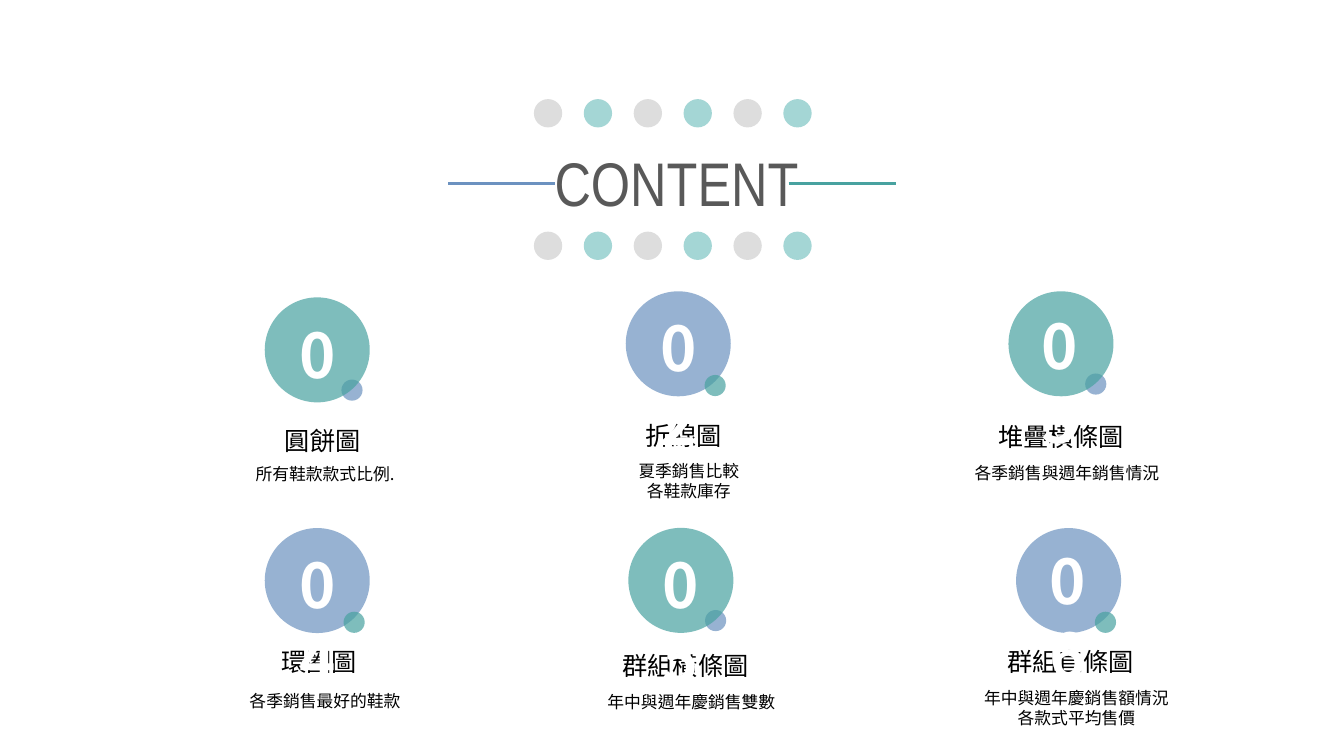
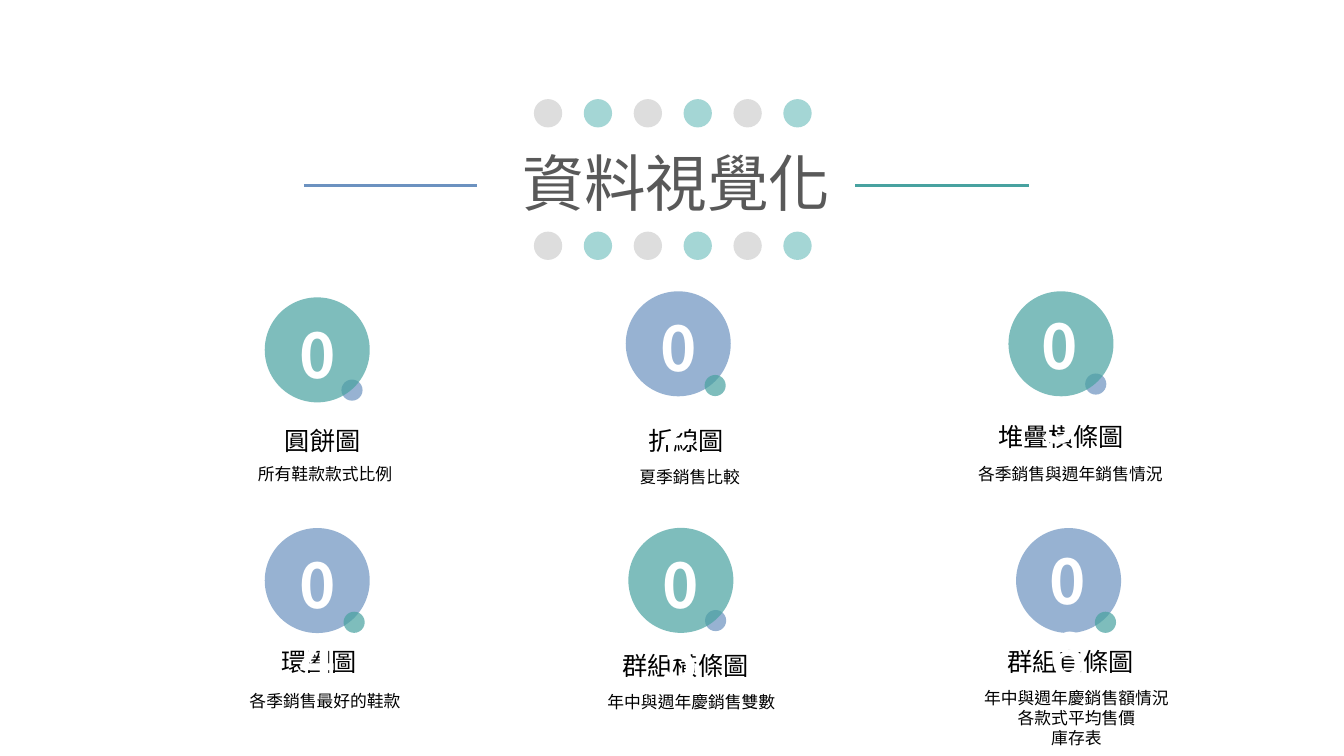
Before and after one commit to Crystal9202/SideProject02-DataAnalysis, a slide deck: slide 8 of Sideprojetc.pptx (slide 2 before the commit). Drawn at 1344x756 pixels with LibreOffice and Linux fonts; fonts in the diff are those of the drawing; background and template pictures are left out. Boxes give left, top, right and bottom in pixels: in the first picture for what was removed or moved away, otherwise in the second. Text is boxed around its words. In the diff, an @@ line names an element or a change of style, - is before the commit and + after.

```diff
--- a/Sideprojetc.pptx
+++ b/Sideprojetc.pptx
@@ text at box(523, 154, 831, 211): text changed @@
-CONTENT
+資料視覺化
@@ line moved from (449, 184) - (556, 184) to (304, 186) - (478, 186) @@
@@ line moved from (788, 184) - (896, 184) to (855, 186) - (1028, 186) @@
@@ text "折線圖": place and size @@
-text "折線圖" at box(646, 423, 722, 447)
+text "折線圖" at box(648, 428, 724, 452)
@@ text at box(258, 466, 392, 482): text changed @@
-所有鞋款款式比例.
+所有鞋款款式比例
@@ text at box(647, 483, 731, 499): paragraph removed @@
-各鞋款庫存
@@ text at box(1051, 730, 1101, 746): paragraph added @@
+庫存表
```
Also in this commit, not shown: 2 other slides changed, 15 slides added, 8 slides removed, 3 other files.
